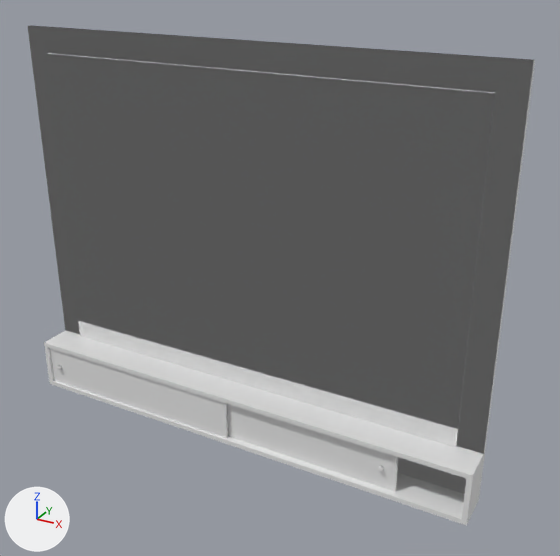
Renders of the Blender file 3d_models/mirror/mirror.blend from each side of a commit.
Camera for both pictures: a 50 mm lens placed at (1.236, -1.201, 0.964), pointed at (0.584, -0.016, 0.371). The axes (+X, +Y, +Z) are drawn at lower left. The lights are the same throughout.

The first picture shows 'mirror.001', 'mirror.002', 'wood', 'wood.001', 'wood.002', 'wood.003', 'wood.004', 'wood.005', 'wood.011', 'wood.012'.
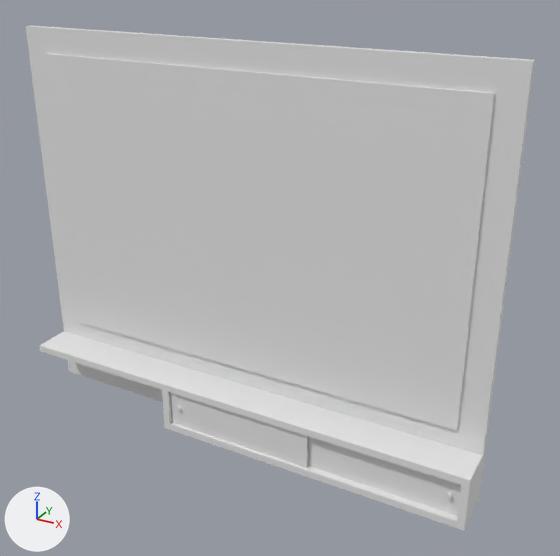
Commit message: update mirror

Location of each change, (x1, y1, x2, y2) in pixels of the pictures (560 x 556 px; the box of a moved part takes in the faces that stretch with it):
'mirror.002', moved: before (47, 53, 495, 429); after (45, 53, 495, 430)
'mirror.001', hidden: before (47, 53, 495, 447)
'wood', hidden: before (28, 25, 534, 494)
'wood.003', reshaped, moved, rescaled: before (44, 330, 484, 480); after (39, 331, 483, 487)
'wood.011', moved, rescaled (23% narrower, 16% shorter): before (50, 348, 228, 438); after (171, 393, 308, 468)
'wood.012', moved, rescaled: before (227, 404, 398, 491); after (307, 436, 461, 515)
'wood.002', moved, rescaled (33% narrower, 27% shorter): before (49, 380, 478, 526); after (170, 422, 457, 528)
'wood.005', reshaped, moved, rescaled, turned: before (462, 460, 483, 521); after (456, 463, 482, 531)
'wood.004', reshaped, moved, rescaled, turned: before (45, 347, 54, 381); after (162, 390, 173, 430)
part 1 of me_cube_003, moved or reshaped: before (44, 330, 484, 526); after (170, 422, 457, 528)
part 2 of me_cube_007, moved or reshaped: before (45, 347, 475, 521); after (162, 390, 173, 430)
part 3 of me_cube_008, moved or reshaped: before (50, 348, 398, 491); after (171, 393, 461, 515)
'wood.001', unchanged, uncovered by the edit: before (28, 26, 535, 503); after (26, 25, 535, 503)

The change, as a diff of the scene's bpy script:
```diff
--- a/3d_models/mirror/mirror.blend.py
+++ b/3d_models/mirror/mirror.blend.py
@@ me_cube_003 @@
 me_cube_003.from_pydata(...)  # 8 vertices, 6 faces; spans x 0.0..0.189, y -0.074..0.0, z 0.0..0.01
 # used by ob_wood_002; location = (0.0, 0.0, 0.0); scale = (5.28, 1.07, 1.0)
+# me_cube_003 part 1: the whole mesh is scaled about the mesh origin by (3.7, 1.07, 1.5)
 me_cube_003.materials.append(mat_wood_plain_ligth)
@@ me_cube_007 @@
 me_cube_007.from_pydata(...)  # 8 vertices, 6 faces; spans x 0.0..0.017, y -0.0745..0.0, z 0.0..0.01
 # used by ob_wood_004; location = (0.0, 0.0, 0.1); rotation_euler = (0.0, 1.571, 0.0), in degrees (0, 90, 0); scale = (5.28, 1.07, 1.0)
-me_cube_007.vertices[0].co = (0.0, 0.0, 0.01)
-me_cube_007.vertices[1].co = (0.017, 0.0, 0.01)
-me_cube_007.vertices[3].co = (0.017, 0.0, 0.0)
-me_cube_007.vertices[4].co = (0.0, -0.0745, 0.01)  # pixel (47, 347)
-me_cube_007.vertices[5].co = (0.017, -0.0745, 0.01)  # pixel (52, 381)
-me_cube_007.vertices[6].co = (0.0, -0.0745, 0.0)  # pixel (44, 346)
-me_cube_007.vertices[7].co = (0.017, -0.0745, 0.0)  # pixel (49, 380)
+# me_cube_007 part 2
+me_cube_007.vertices[0].co = (0.015, 0.0, 0.0)
+me_cube_007.vertices[1].co = (0.015, 0.0, -0.09)
+me_cube_007.vertices[3].co = (0.0, 0.0, -0.09)
+me_cube_007.vertices[4].co = (0.015, -0.08, 0.0)  # pixel (167, 391)
+me_cube_007.vertices[5].co = (0.015, -0.08, -0.09)  # pixel (170, 429)
+me_cube_007.vertices[6].co = (0.0, -0.08, 0.0)  # pixel (161, 389)
+me_cube_007.vertices[7].co = (0.0, -0.08, -0.09)  # pixel (164, 427)
 me_cube_007.materials.append(mat_wood_plain_ligth)
@@ me_cube_008 @@
 me_cube_008.from_pydata(...)  # 8 vertices, 6 faces; spans x 0.0..0.48, y -0.005..0.0, z 0.0..0.09
+# me_cube_008 part 3: the whole mesh is scaled about the mesh origin by (0.771, 0.8, 0.889)
 me_cube_008.materials.append(mat_wood_plain_ligth)
@@ me_cube_009 @@
+me_cube_009.from_pydata(...)  # a box spanning x 0.0..0.015, y -0.08..0.0, z -0.09..0.0
+me_cube_009.materials.append(mat_wood_plain_ligth)
@@ me_cube_011 @@
+me_cube_011.from_pydata(...)  # a box spanning x 0.0..1.0, y -0.08..0.0, z 0.0..0.015
+me_cube_011.materials.append(mat_wood_plain_ligth)
@@ ob_wood @@
 ob_wood.scale = (0.833, 2.0, 0.875)
+ob_wood.hide_set(True)  # its collection is switched off
@@ ob_mirror_001 @@
 ob_mirror_001.location = (0.05, -0.01, 0.05)
+ob_mirror_001.hide_set(True)  # its collection is switched off
@@ ob_mirror_002 @@
 ob_mirror_002 = bpy.data.objects.new('mirror.002', me_cube_002)
-ob_mirror_002.location = (0.05, -0.01, 0.15)
+ob_mirror_002.location = (0.05, -0.015, 0.15)
@@ ob_wood_002 @@
 ob_wood_002 = bpy.data.objects.new('wood.002', me_cube_003)
-ob_wood_002.location = (0.0, 0.0, 0.0)
-ob_wood_002.scale = (5.28, 1.07, 1.0)
+ob_wood_002.location = (0.36, -0.015, 0.0)
+ob_wood_002.scale = (0.893, 1.0, 1.0)
@@ ob_wood_003 @@
-ob_wood_003 = bpy.data.objects.new('wood.003', me_cube_003)
-ob_wood_003.location = (0.0, 0.0, 0.1)
-ob_wood_003.scale = (5.28, 1.07, 1.0)
+ob_wood_003 = bpy.data.objects.new('wood.003', me_cube_011)
+ob_wood_003.location = (0.0, -0.015, 0.095)
@@ ob_wood_004 @@
 ob_wood_004 = bpy.data.objects.new('wood.004', me_cube_007)
-ob_wood_004.location = (0.0, 0.0, 0.1)
-ob_wood_004.rotation_euler = (0.0, 1.571, 0.0)  # degrees (0, 90, 0)
-ob_wood_004.scale = (5.28, 1.07, 1.0)
+ob_wood_004.location = (0.345, -0.015, 0.095)
+ob_wood_004.scale = (1.0, 1.0, 1.06)
@@ ob_wood_005 @@
-ob_wood_005 = bpy.data.objects.new('wood.005', me_cube_007)
-ob_wood_005.location = (0.99, 0.0, 0.1)
-ob_wood_005.rotation_euler = (0.0, 1.571, 0.0)  # degrees (0, 90, 0)
-ob_wood_005.scale = (5.28, 1.07, 1.0)
+ob_wood_005 = bpy.data.objects.new('wood.005', me_cube_009)
+ob_wood_005.location = (0.985, -0.015, 0.095)
+ob_wood_005.scale = (1.0, 1.0, 1.06)
@@ ob_wood_011 @@
 ob_wood_011 = bpy.data.objects.new('wood.011', me_cube_008)
-ob_wood_011.location = (0.01, -0.07, 0.01)
+ob_wood_011.location = (0.363, -0.085, 0.015)
+ob_wood_011.scale = (0.865, 1.0, 1.0)
@@ ob_wood_012 @@
 ob_wood_012 = bpy.data.objects.new('wood.012', me_cube_008)
-ob_wood_012.location = (0.378, -0.061, 0.01)
+ob_wood_012.location = (0.663, -0.077, 0.015)
+ob_wood_012.scale = (0.865, 1.0, 1.0)
```
